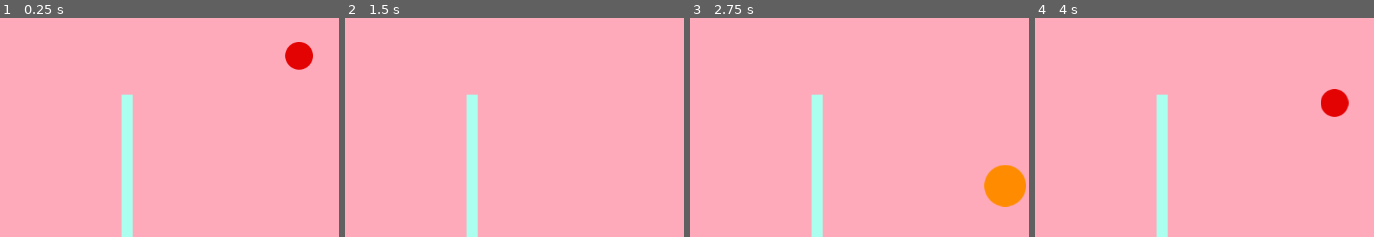
Above: before the commit, frames 1-4 (left to right).
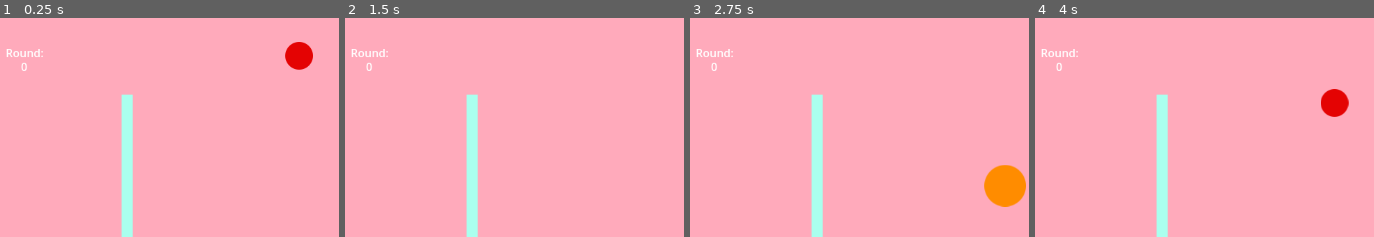
Above: after the commit, the same moments.

Repository: LailaiLand/Orbz
Game: Godot game, scene res://main.tscn
Same seed, same stepped clock (60 frames per second), same inputs: the game is played once before the commit and once after it.
Inputs:
- Up to frame 1 (0.25 s): no input
- Up to frame 2 (1.5 s): tap Enter at 0.5 s; hold D (move_right) 0.53-1.28 s; tap Space (drop) at 0.6, 1.35 s; hold A (move_left) from 1.28 s (still down)
- Up to frame 3 (2.75 s): release A (move_left) at 2.03 s; hold D (move_right) from 2.03 s (still down); tap Space (drop) at 2.1 s
- Up to frame 4 (4 s): tap Space (drop) at 2.85, 3.6 s; release D (move_right) at 3.53 s; hold A (move_left) from 3.53 s (still down)
The pictures show only the part of the screen within x 0-50%, y 0-50%; the shares and areas given below are measured in that part.

The runs differ from the first frame. In frame 1, 0.2% of the frame differs, in the area x 2-13%, y 14-25%; in frame 2, 0.2%; in frame 3, 0.2%; in frame 4, 0.2%.

Commit message:
Side stop
prevents orbs from being dropped outside box

Diff:
--- a/GameBoard.gd
+++ b/GameBoard.gd
@@ -84,9 +84,21 @@
 	remove_child(orb2)
 	add_child(combined_orb)
 
+#TODO: skrive ferdig stop hver vei
 func _on_stop_left_body_entered(body):
 	body.stop_left = true
 
 
+func _on_stop_right_body_entered(body):
+	body.stop_right = true
+
+
+func _on_stop_left_body_exited(body):
+	body.stop_left = false
+
+
+func _on_stop_right_body_exited(body):
+	body.stop_right = false
+
 func _on_drop_timer_timeout():
 	_new_orb()
--- a/game_board.tscn
+++ b/game_board.tscn
@@ -64,12 +64,28 @@
 [node name="NextMarker" type="Marker2D" parent="."]
 position = Vector2(1005, 128)
 
-[node name="Label" type="Label" parent="."]
+[node name="NextLabel" type="Label" parent="."]
 offset_left = 968.0
 offset_top = 40.0
 offset_right = 1041.0
 offset_bottom = 66.0
 text = "Next orb:"
+horizontal_alignment = 1
+
+[node name="RoundMessageLabel" type="Label" parent="."]
+offset_left = 80.0
+offset_top = 40.0
+offset_right = 153.0
+offset_bottom = 66.0
+text = "Round:"
+horizontal_alignment = 1
+
+[node name="RoundNumberLabel" type="Label" parent="."]
+offset_left = 80.0
+offset_top = 60.0
+offset_right = 153.0
+offset_bottom = 86.0
+text = "0"
 horizontal_alignment = 1
 
 [node name="DropTimer" type="Timer" parent="."]
@@ -82,5 +98,15 @@
 [node name="CollisionShape2D" type="CollisionShape2D" parent="StopLeft"]
 shape = SubResource("RectangleShape2D_40rh3")
 
+[node name="StopRight" type="Area2D" parent="."]
+position = Vector2(827, 56)
+collision_layer = 2
+
+[node name="CollisionShape2D" type="CollisionShape2D" parent="StopRight"]
+shape = SubResource("RectangleShape2D_40rh3")
+
 [connection signal="timeout" from="DropTimer" to="." method="_on_drop_timer_timeout"]
 [connection signal="body_entered" from="StopLeft" to="." method="_on_stop_left_body_entered"]
+[connection signal="body_exited" from="StopLeft" to="." method="_on_stop_left_body_exited"]
+[connection signal="body_entered" from="StopRight" to="." method="_on_stop_right_body_entered"]
+[connection signal="body_exited" from="StopRight" to="." method="_on_stop_right_body_exited"]
